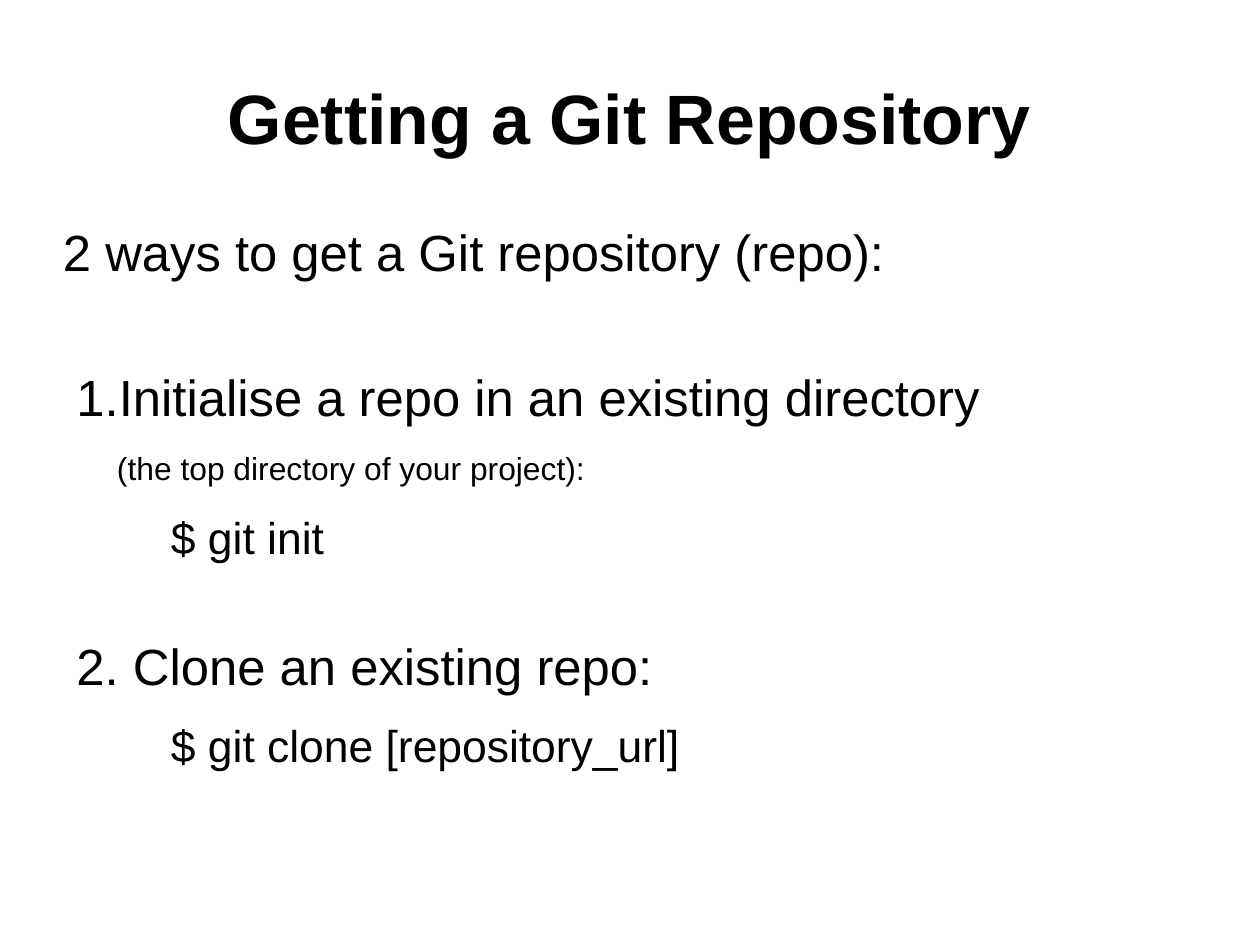
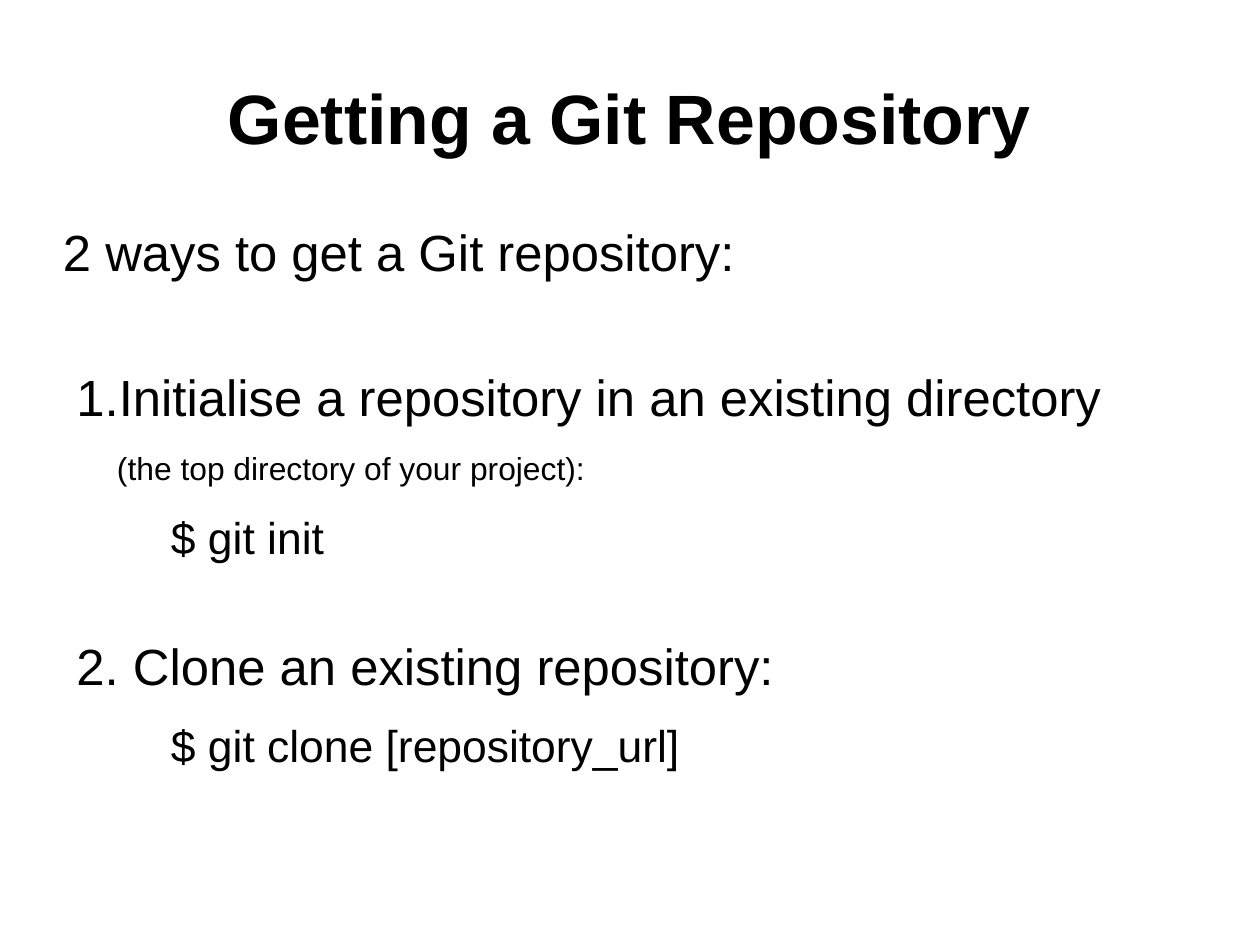
Before and after one commit to ifpingram/soslug, a slide deck: slide 6 of Understanding_Git_and_using_Github.odp. Drawn at 1260x945 pixels with LibreOffice and Linux fonts; fonts in the diff are those of the drawing. Boxes give left, top, right and bottom in pixels: in the first picture for what was removed or moved away, otherwise in the second. Text is boxed around its words. In the diff, an @@ line names an element or a change of style, - is before the commit and + after.

```diff
--- a/Understanding_Git_and_using_Github.odp
+++ b/Understanding_Git_and_using_Github.odp
@@ text at (63,234,1101,426): text changed @@
-2 ways to get a Git repository (repo):
-1. Initialise a repo in an existing directory
+2 ways to get a Git repository:
+1. Initialise a repository in an existing directory
@@ text at (133,648,774,695): text changed @@
-1. Clone an existing repo:
+1. Clone an existing repository:
```
Also in this commit, not shown: 2 other slides changed, 3 slides added.
